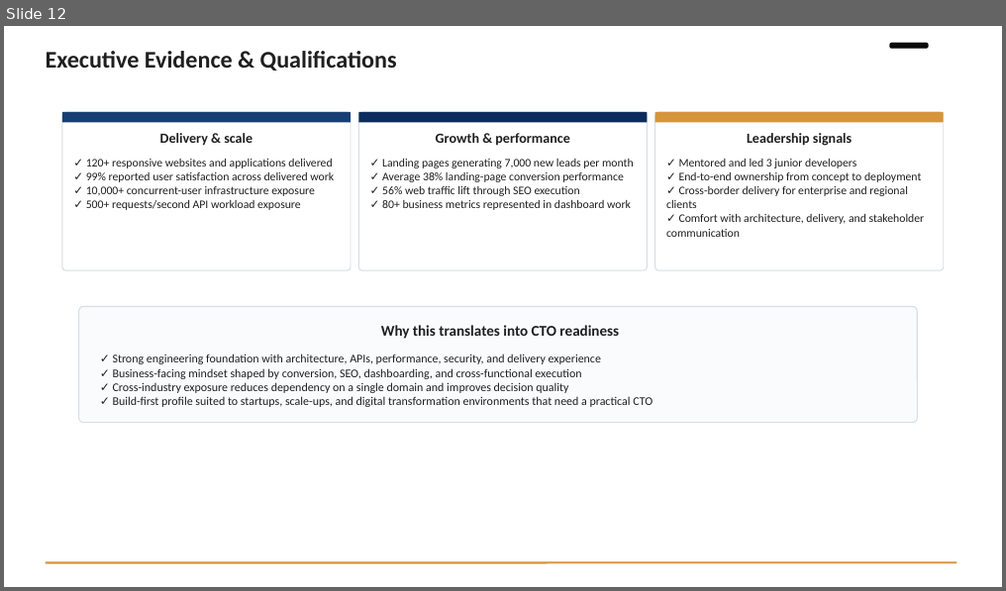
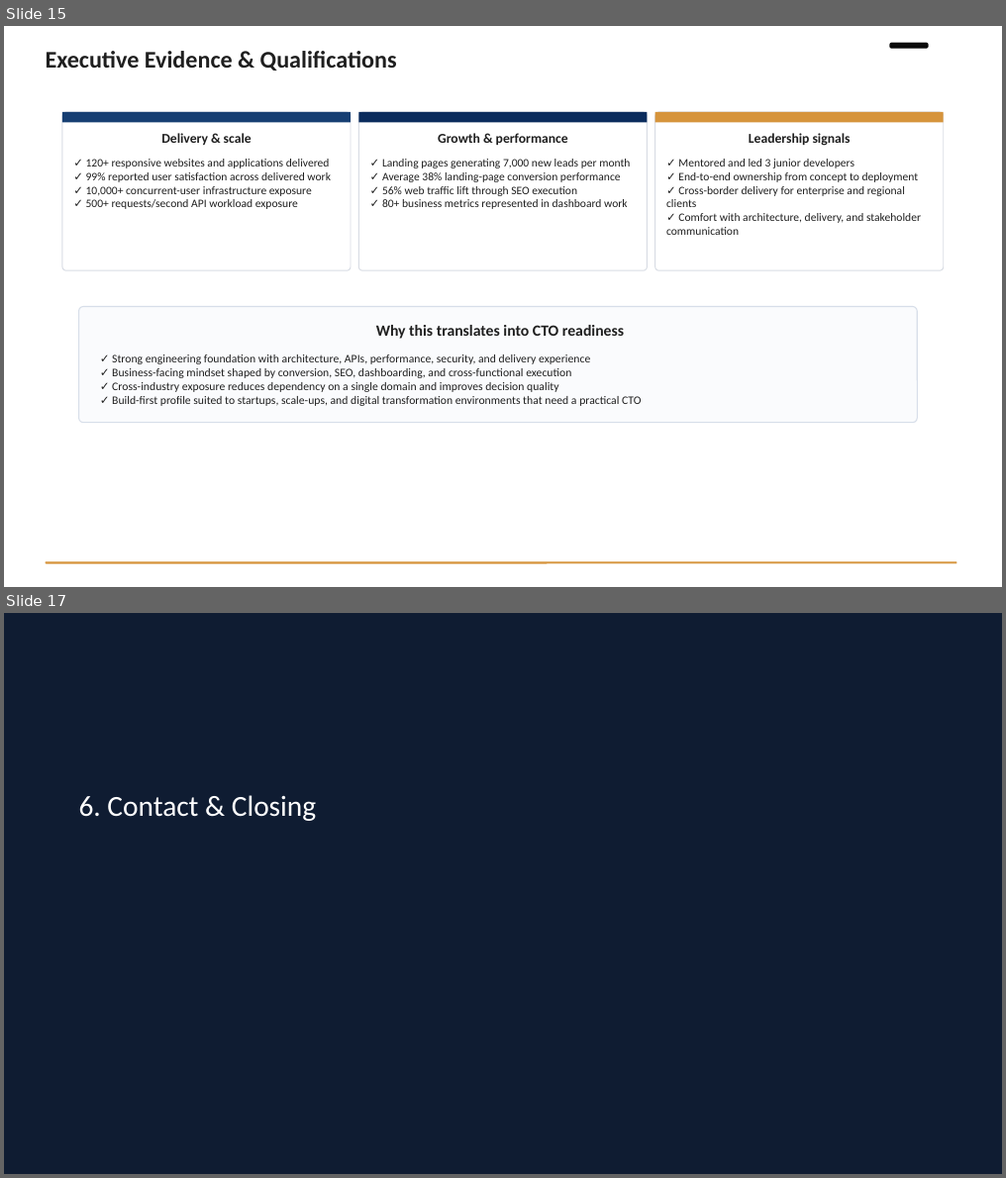
Before and after one commit to omarsaab96/portfolio, a slide deck: omarsaab_portfolio.pptx. Shown one above the other, each under a label of ours: slide 12 before the commit, slides 15 and 17 after it; the slides between them are not shown. The pictures are 1006x591 and 1006x1178 pixels, drawn with LibreOffice and Linux fonts; fonts in the diff are those of the drawing; background and template pictures are left out; a plain dark background stands for a picture behind light text. Boxes give left, top, right and bottom in pixels: in the first picture for what was removed or moved away, otherwise in the second. Text is boxed around its words. In the diff, an @@ line names an element or a change of style, - is before the commit and + after.

```diff
--- a/omarsaab_portfolio.pptx
+++ b/omarsaab_portfolio.pptx
@@ slide 17 added at <box>4,613,1002,1174</box>, background picture (left out) @@
@@ rectangle added at <box>4,613,1002,1174</box>, fill #041736 at 70% opacity @@
@@ text added at <box>79,795,316,821</box>, 28 pt, text #FFFFFF @@
+6. Contact & Closing
@@ what was slide 12 is now slide 15 @@
@@ slide 15 changed as well @@
@@ size 13.4 to 13 pt in 3 elements at <box>161,133,252,145</box>, <box>438,133,568,145</box>, <box>748,133,850,146</box> @@
@@ size 11.2 to 11 pt in 3 elements at <box>86,159,331,209</box>, <box>382,159,630,209</box>, <box>666,159,921,235</box> @@
@@ text "Why this translates into CTO ..." at <box>376,325,624,339</box>: size 14.4 to 15 pt @@
@@ text "✓ Strong engineering foundation with ..." at <box>112,355,641,406</box>: size 11.4 to 11.1 pt @@
```
Also in this commit, not shown: 13 other slides changed, 4 other slides added, 1 other file.
